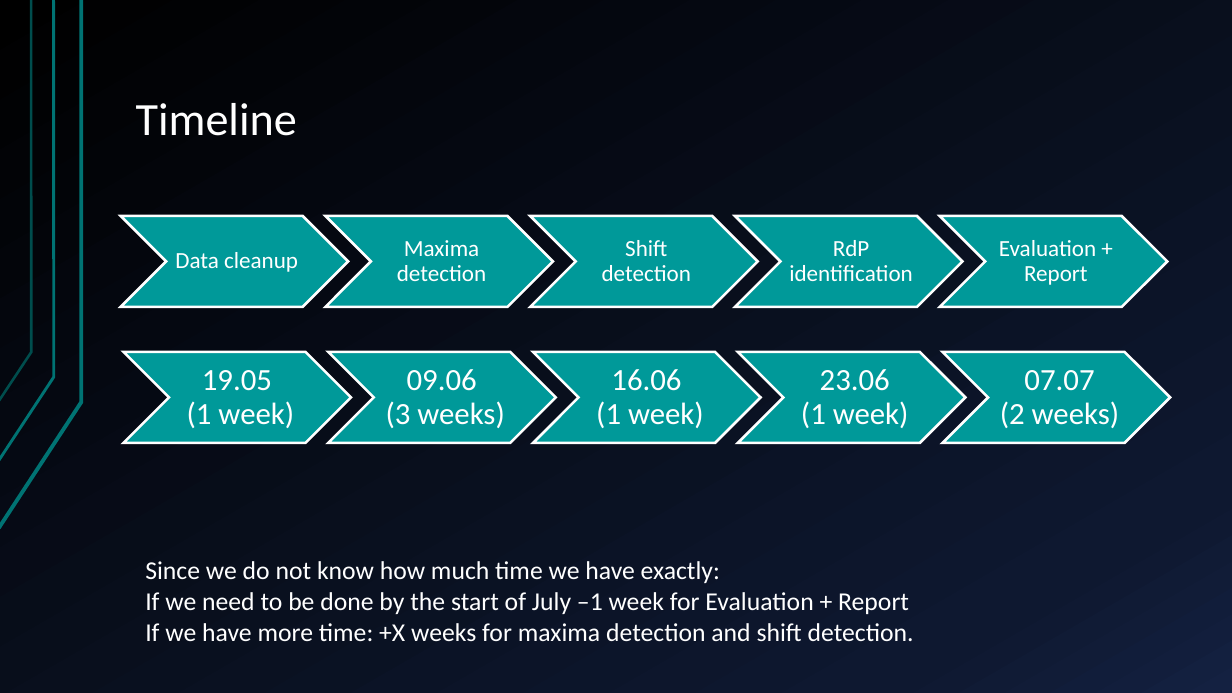
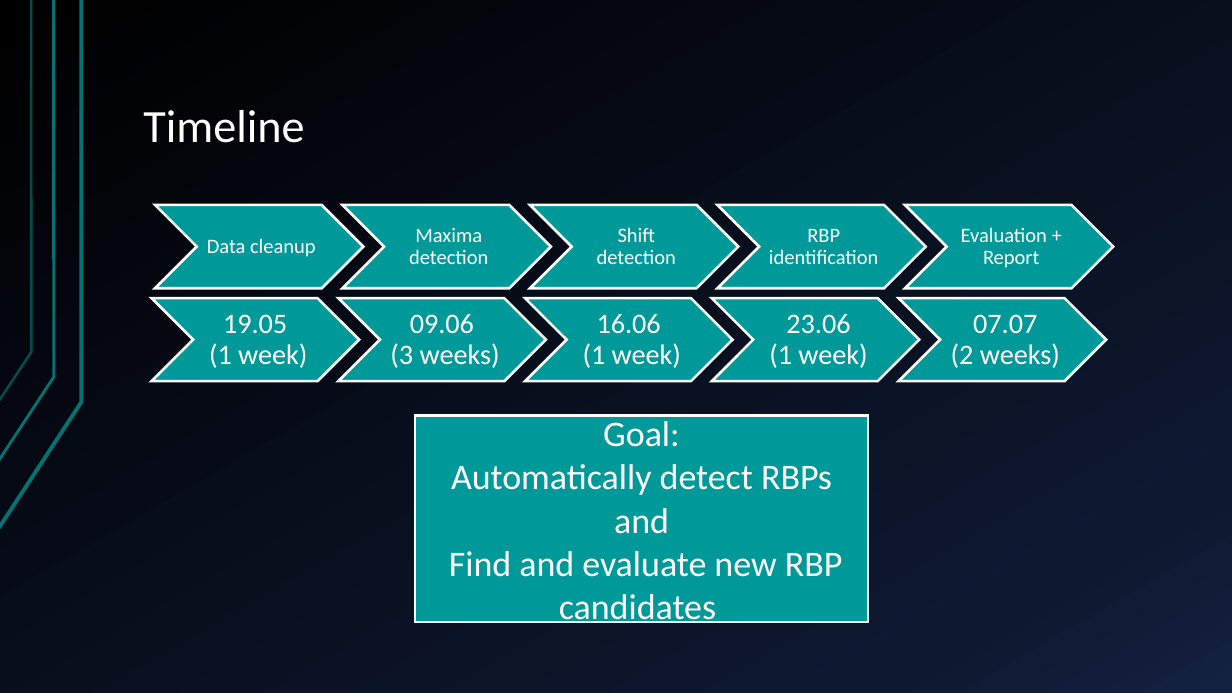
Before and after one commit to AlexandraKummer/2021-topic-03-team-04, a slide deck: slide 19 of Project proposal.pptx (slide 17 before the commit). Drawn at 1232x693 pixels with LibreOffice and Linux fonts; fonts in the diff are those of the drawing. Boxes give left, top, right and bottom in pixels: in the first picture for what was removed or moved away, otherwise in the second. Text is boxed around its words. In the diff, an @@ line names an element or a change of style, - is before the commit and + after.

```diff
--- a/Project proposal.pptx
+++ b/Project proposal.pptx
@@ title "Timeline": place and size @@
-title "Timeline" at [136,103,297,136]
+title "Timeline" at [143,110,304,143]
@@ chevron: place and size @@
-chevron at [121,216,348,307]
+chevron at [155,205,363,288]
@@ text "Data cleanup": place and size @@
-text "Data cleanup" at [175,252,298,272]
+text "Data cleanup" at [207,238,316,257]
@@ chevron: place and size @@
-chevron at [325,216,553,307]
+chevron at [343,205,551,288]
@@ text "Maxima detection": place and size @@
-text "Maxima detection" at [397,240,486,281]
+text "Maxima detection" at [409,228,488,264]
@@ chevron: place and size @@
-chevron at [531,216,758,307]
+chevron at [530,205,738,288]
@@ text "Shift detection": place and size @@
-text "Shift detection" at [602,240,691,281]
+text "Shift detection" at [597,227,676,264]
@@ chevron: place and size @@
-chevron at [735,216,962,307]
+chevron at [717,205,925,288]
@@ chevron: place and size @@
-chevron at [940,216,1167,307]
+chevron at [905,205,1113,288]
@@ size 18 to 16 pt in 4 elements at [409,228,488,264], [597,227,676,264], [207,238,316,257], [961,227,1047,268] @@
@@ text "Evaluation + Report": place and size @@
-text "Evaluation + Report" at [999,240,1096,285]
+text "Evaluation + Report" at [961,227,1047,268]
@@ text at [769,229,878,264]: text changed; size 18 to 16 pt @@
-RdP identification
+RBP identification
@@ chevron: place and size @@
-chevron at [124,352,351,443]
+chevron at [152,299,360,382]
@@ text "19.05 (1 week)": place and size @@
-text "19.05 (1 week)" at [187,370,294,428]
+text "19.05 (1 week)" at [209,314,307,368]
@@ chevron: place and size @@
-chevron at [328,352,555,443]
+chevron at [338,299,546,382]
@@ text "09.06 (3 weeks)": place and size @@
-text "09.06 (3 weeks)" at [386,369,504,428]
+text "09.06 (3 weeks)" at [390,314,500,368]
@@ chevron: place and size @@
-chevron at [533,352,761,443]
+chevron at [525,299,733,382]
@@ text "16.06 (1 week)": place and size @@
-text "16.06 (1 week)" at [596,369,704,428]
+text "16.06 (1 week)" at [583,314,681,368]
@@ chevron: place and size @@
-chevron at [738,352,965,443]
+chevron at [712,299,920,382]
@@ text "23.06 (1 week)": place and size @@
-text "23.06 (1 week)" at [801,369,909,428]
+text "23.06 (1 week)" at [769,314,867,368]
@@ chevron: place and size @@
-chevron at [943,352,1170,443]
+chevron at [898,299,1106,382]
@@ size 24 to 22 pt in 5 elements at [390,314,500,368], [209,314,307,368], [583,314,681,368], [769,314,867,368], [951,314,1060,368] @@
@@ text "07.07 (2 weeks)": place and size @@
-text "07.07 (2 weeks)" at [1000,370,1119,428]
+text "07.07 (2 weeks)" at [951,314,1060,368]
@@ rectangle added at [415,416,868,622], fill #009999, outline #FFFFFF 2 pt, 28 pt, text #FFFFFF @@
+Goal:
+Automatically detect RBPs and
+Find and evaluate new RBP candidates
@@ text removed at [145,561,914,641] @@
-Since we do not know how much time we have exactly:
-If we need to be done by the start of July –1 week for Evaluation + Report
-If we have more time: +X weeks for maxima detection and shift detection.
```
Also in this commit, not shown: 12 other slides changed, 5 slides added, 3 slides removed.
